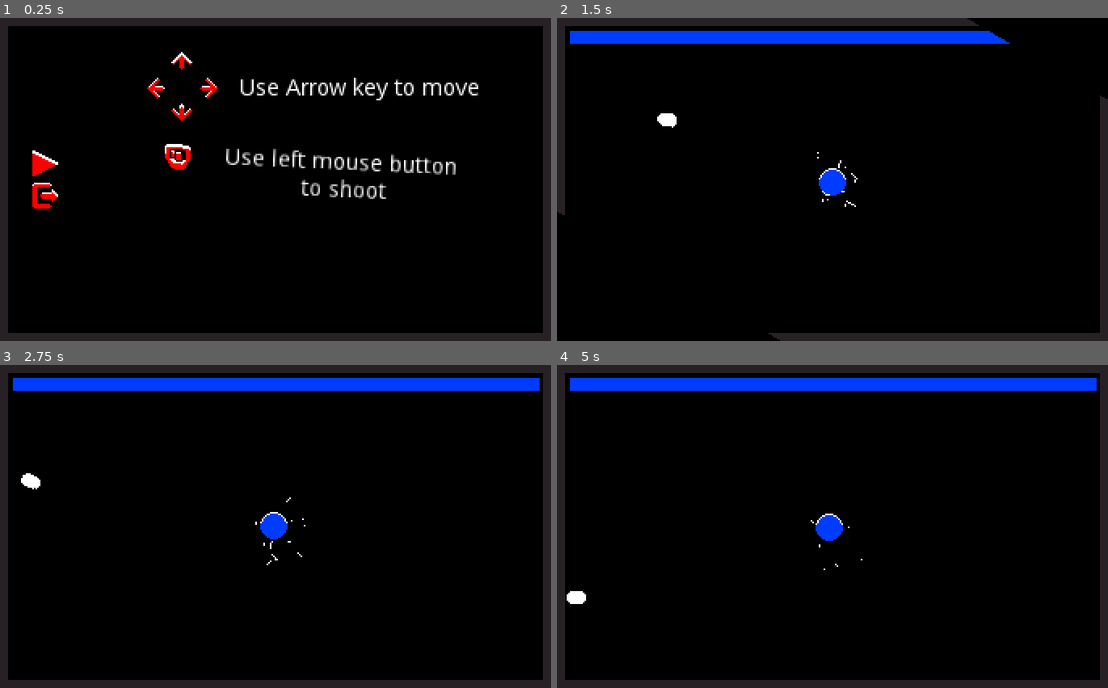
Above: before the commit, frames 1-4 (two rows, left to right).
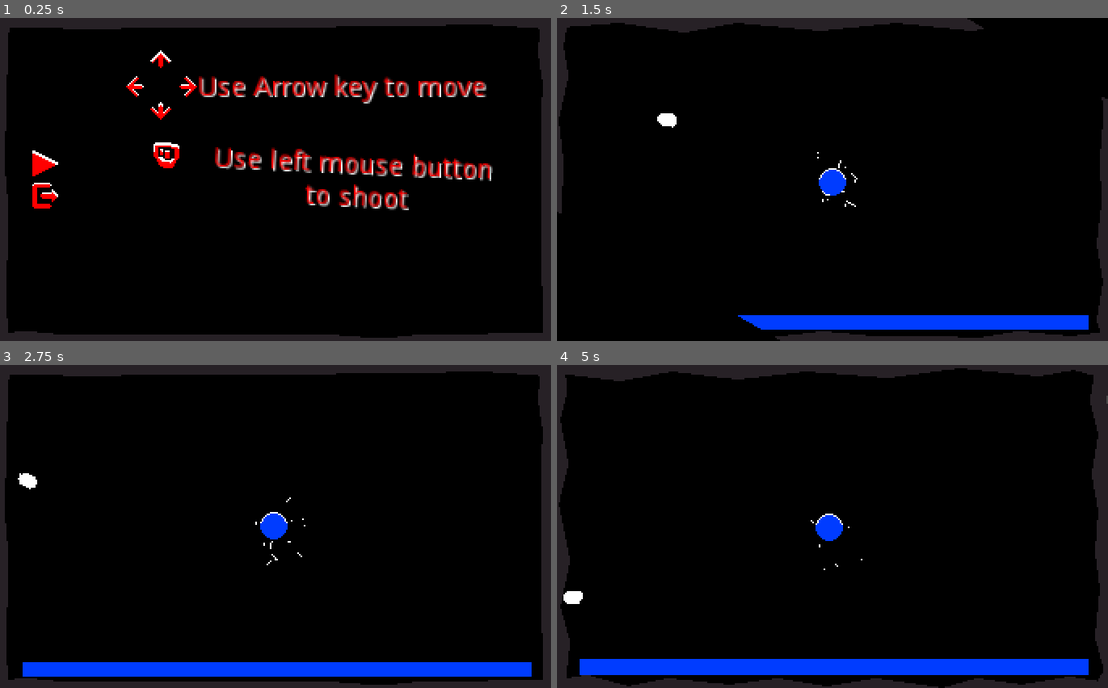
Above: after the commit, the same moments.

Repository: Nexe08/EnergySource
Game: Godot game, scene res://Main.tscn
Two runs of this game, one before a commit and one after it. Both use one fixed random seed, a clock stepped at 60 frames per second and the inputs below.
Inputs (mouse positions are in pixels of both pictures, inside the frame that each line leads up to):
- Up to frame 1 (0.25 s): no input
- Up to frame 2 (1.5 s): click (601, 163) at 0.5 s; tap Enter at 1.25 s; move the mouse to (953, 163) at 1.27 s; hold A (a) from 1.28 s (still down)
- Up to frame 3 (2.75 s): tap D (d) at 1.55, 2.1 s; move the mouse to (165, 542) at 2.02 s; release A (a) at 2.03 s; tap S (s) at 2.3 s
- Up to frame 4 (5 s): move the mouse to (887, 455) at 2.77 s; hold S (s) 2.78-3.53 s; tap W (w) at 3.05, 3.6 s; move the mouse to (804, 591) at 3.52 s; tap A (a) at 3.8 s; move the mouse to (997, 574) at 4.27 s; hold A (a) from 4.28 s (still down); tap D (d) at 4.55 s

The runs differ from the first frame. In frame 1, 7.6% of the frame differs, in the area x 0-99%, y 2-99%; in frame 2, 7.3%; in frame 3, 9.4%; in frame 4, 11%, in the area x 0-100%, y 1-100%.

Commit message:
Added: energy bar default animation

Diff:
--- a/Enemy/DeadEnemyRotten.tscn
+++ b/Enemy/DeadEnemyRotten.tscn
@@ -12,10 +12,10 @@
 tracks/0/imported = false
 tracks/0/enabled = true
 tracks/0/keys = {
-"times": PoolRealArray( 0, 7.6, 7.9 ),
-"transitions": PoolRealArray( 1, 1, 1 ),
+"times": PoolRealArray( 0, 0.5, 7.6, 7.9 ),
+"transitions": PoolRealArray( 1, 1, 1, 1 ),
 "update": 0,
-"values": [ Vector2( 1, 1 ), Vector2( 1, 1 ), Vector2( 0, 0 ) ]
+"values": [ Vector2( 0, 0 ), Vector2( 1, 1 ), Vector2( 1, 1 ), Vector2( 0, 0 ) ]
 }
 tracks/1/type = "method"
 tracks/1/path = NodePath(".")
--- a/Enemy/script/chaser_component.gd
+++ b/Enemy/script/chaser_component.gd
@@ -38,8 +38,10 @@
 # called in animation player
 func _spawn_dead_body() -> void:
     var instance = global.dead_enemy_rotten_path.instance()
-    instance.global_position.x = rand_range(parent.global_position.x - 20, parent.global_position.x + 20)
-    instance.global_position.y = rand_range(parent.global_position.y - 20, parent.global_position.y + 20)
+    instance.global_position = Vector2(
+        rand_range(parent.global_position.x - 8, parent.global_position.x + 9),
+        rand_range(parent.global_position.y - 8, parent.global_position.y + 8)
+    )
     global.game.add_child(instance)
 
 
--- a/Main.tscn
+++ b/Main.tscn
@@ -1,7 +1,38 @@
-[gd_scene load_steps=7 format=2]
+[gd_scene load_steps=9 format=2]
 
 [ext_resource path="res://MainMenu/MainMenu.tscn" type="PackedScene" id=1]
 [ext_resource path="res://main.gd" type="Script" id=2]
+
+[sub_resource type="Animation" id=5]
+length = 0.001
+tracks/0/type = "value"
+tracks/0/path = NodePath(".:points")
+tracks/0/interp = 1
+tracks/0/loop_wrap = true
+tracks/0/imported = false
+tracks/0/enabled = true
+tracks/0/keys = {
+"times": PoolRealArray( 0 ),
+"transitions": PoolRealArray( 1 ),
+"update": 0,
+"values": [ PoolVector2Array( 0, 200, -5, 172, 2, 150, -2, 119, -1, 88, -4, 63, 2, 36, -1, 17, 2, 1, 39, -2, 79, 4, 111, -2, 163, 3, 210, -2, 257, 3, 298, -4, 321, 3, 341, 1, 341, 21, 342, 39, 343, 63, 341, 87, 342, 115, 339, 140, 343, 163, 339, 187, 343, 199, 318, 202, 286, 199, 261, 203, 234, 202, 196, 202, 165, 199, 131, 203, 100, 199, 62, 202, 42, 199, 18, 201, 0, 200 ) ]
+}
+
+[sub_resource type="Animation" id=6]
+resource_name = "default"
+loop = true
+tracks/0/type = "value"
+tracks/0/path = NodePath(".:points")
+tracks/0/interp = 1
+tracks/0/loop_wrap = true
+tracks/0/imported = false
+tracks/0/enabled = true
+tracks/0/keys = {
+"times": PoolRealArray( 0, 0.5 ),
+"transitions": PoolRealArray( 1, 1 ),
+"update": 0,
+"values": [ PoolVector2Array( 0, 200, 3, 172, -3, 150, 3, 121, -4, 86, 2, 61, -3, 34, 1, 17, 0, 0, 39, 5, 71, -1, 112, 4, 154, -1, 205, 3, 249, -3, 298, 2, 320, -2, 338, 3, 335, 22, 340, 43, 336, 68, 340, 90, 338, 116, 341, 138, 338, 168, 344, 190, 337, 201, 317, 198, 288, 203, 260, 199, 239, 205, 197, 199, 167, 204, 137, 199, 107, 203, 69, 199, 44, 204, 18, 197, 0, 200 ), PoolVector2Array( 0, 200, -5, 172, 2, 150, -2, 119, -1, 88, -4, 63, 2, 36, -1, 17, 2, 1, 39, -2, 79, 4, 111, -2, 163, 3, 210, -2, 257, 3, 298, -4, 321, 3, 341, 1, 341, 21, 342, 39, 343, 63, 341, 87, 342, 115, 339, 140, 343, 163, 339, 187, 343, 199, 318, 202, 286, 199, 261, 203, 234, 202, 196, 202, 165, 199, 131, 203, 100, 199, 62, 202, 42, 199, 18, 201, 0, 200 ) ]
+}
 
 [sub_resource type="RectangleShape2D" id=1]
 extents = Vector2( 5, 100 )
@@ -27,37 +58,42 @@
 }
 
 [node name="Line2D" type="Line2D" parent="background"]
-points = PoolVector2Array( 0, 200, 0, 0, 341, 0, 341, 200, 0, 200 )
+points = PoolVector2Array( 0, 200, -5, 172, 2, 150, -2, 119, -1, 88, -4, 63, 2, 36, -1, 17, 2, 1, 39, -2, 79, 4, 111, -2, 163, 3, 210, -2, 257, 3, 298, -4, 321, 3, 341, 1, 341, 21, 342, 39, 343, 63, 341, 87, 342, 115, 339, 140, 343, 163, 339, 187, 343, 199, 318, 202, 286, 199, 261, 203, 234, 202, 196, 202, 165, 199, 131, 203, 100, 199, 62, 202, 42, 199, 18, 201, 0, 200 )
 default_color = Color( 0.152941, 0.129412, 0.14902, 1 )
 joint_mode = 2
 begin_cap_mode = 2
 end_cap_mode = 2
 
+[node name="AnimationPlayer" type="AnimationPlayer" parent="background/Line2D"]
+autoplay = "default"
+anims/RESET = SubResource( 5 )
+anims/default = SubResource( 6 )
+
 [node name="BoundingBox" type="Node2D" parent="background"]
 
 [node name="left" type="StaticBody2D" parent="background/BoundingBox"]
-position = Vector2( 0, 100 )
+position = Vector2( -2, 100 )
 collision_mask = 0
 
 [node name="CollisionShape2D" type="CollisionShape2D" parent="background/BoundingBox/left"]
 shape = SubResource( 1 )
 
 [node name="right" type="StaticBody2D" parent="background/BoundingBox"]
-position = Vector2( 341, 101 )
+position = Vector2( 343, 101 )
 collision_mask = 0
 
 [node name="CollisionShape2D3" type="CollisionShape2D" parent="background/BoundingBox/right"]
 shape = SubResource( 2 )
 
 [node name="up" type="StaticBody2D" parent="background/BoundingBox"]
-position = Vector2( 170, 0 )
+position = Vector2( 170, -2 )
 collision_mask = 0
 
 [node name="CollisionShape2D4" type="CollisionShape2D" parent="background/BoundingBox/up"]
 shape = SubResource( 3 )
 
 [node name="down" type="StaticBody2D" parent="background/BoundingBox"]
-position = Vector2( 170, 200 )
+position = Vector2( 170, 202 )
 collision_mask = 0
 
 [node name="CollisionShape2D5" type="CollisionShape2D" parent="background/BoundingBox/down"]
--- a/MainMenu/MainMenu.tscn
+++ b/MainMenu/MainMenu.tscn
@@ -98,10 +98,10 @@
 size_flags_vertical = 3
 
 [node name="MoveGuide" type="TextureRect" parent="HB/VBoxContainer/Control"]
-margin_left = 29.0
-margin_top = 19.0
-margin_right = 239.0
-margin_bottom = 67.0
+margin_left = 16.0
+margin_top = 18.0
+margin_right = 226.0
+margin_bottom = 66.0
 rect_rotation = 3.0
 rect_pivot_offset = Vector2( 105, 24 )
 texture = ExtResource( 3 )
@@ -110,11 +110,13 @@
 }
 
 [node name="Label" type="Label" parent="HB/VBoxContainer/Control/MoveGuide"]
-margin_left = 59.0
-margin_top = 18.0
-margin_right = 99.0
-margin_bottom = 32.0
-custom_colors/font_color = Color( 1, 1, 1, 1 )
+margin_left = 45.5575
+margin_top = 17.1015
+margin_right = 194.557
+margin_bottom = 31.1015
+rect_scale = Vector2( 1.2, 1.2 )
+custom_colors/font_color = Color( 1, 0, 0, 1 )
+custom_colors/font_color_shadow = Color( 1, 1, 1, 1 )
 text = "Use Arrow key to move"
 
 [node name="AnimationPlayer" type="AnimationPlayer" parent="HB/VBoxContainer/Control/MoveGuide"]
@@ -123,10 +125,10 @@
 anims/RESET = SubResource( 1 )
 
 [node name="ShootingGuide" type="TextureRect" parent="HB/VBoxContainer/Control"]
-margin_left = 41.0
-margin_top = 82.0
-margin_right = 218.0
-margin_bottom = 138.0
+margin_left = 34.0
+margin_top = 81.0
+margin_right = 211.0
+margin_bottom = 137.0
 rect_rotation = 0.609562
 rect_pivot_offset = Vector2( 88, 28 )
 texture = ExtResource( 4 )
@@ -138,6 +140,9 @@
 margin_left = 37.0
 margin_right = 113.0
 margin_bottom = 17.0
+rect_scale = Vector2( 1.2, 1.2 )
+custom_colors/font_color = Color( 1, 0, 0, 1 )
+custom_colors/font_color_shadow = Color( 1, 1, 1, 1 )
 text = "Use left mouse button
    		       	  to shoot"
 __meta__ = {
--- a/ProgressBar/EnergyBarComponent.tscn
+++ b/ProgressBar/EnergyBarComponent.tscn
@@ -1,15 +1,67 @@
-[gd_scene load_steps=3 format=2]
+[gd_scene load_steps=5 format=2]
 
 [ext_resource path="res://ProgressBar/ProgressBar.tscn" type="PackedScene" id=1]
 [ext_resource path="res://ProgressBar/script/energy_bar_component.gd" type="Script" id=2]
 
+[sub_resource type="Animation" id=1]
+length = 0.001
+tracks/0/type = "value"
+tracks/0/path = NodePath(".:scale")
+tracks/0/interp = 1
+tracks/0/loop_wrap = true
+tracks/0/imported = false
+tracks/0/enabled = true
+tracks/0/keys = {
+"times": PoolRealArray( 0 ),
+"transitions": PoolRealArray( 1 ),
+"update": 0,
+"values": [ Vector2( 0.574, 1.119 ) ]
+}
+tracks/1/type = "value"
+tracks/1/path = NodePath("EnergyBar:rect_scale")
+tracks/1/interp = 1
+tracks/1/loop_wrap = true
+tracks/1/imported = false
+tracks/1/enabled = true
+tracks/1/keys = {
+"times": PoolRealArray( 0 ),
+"transitions": PoolRealArray( 1 ),
+"update": 0,
+"values": [ Vector2( 0.972, 1.06 ) ]
+}
+
+[sub_resource type="Animation" id=2]
+resource_name = "default"
+length = 1.2
+loop = true
+tracks/0/type = "value"
+tracks/0/path = NodePath("EnergyBar:rect_scale")
+tracks/0/interp = 1
+tracks/0/loop_wrap = true
+tracks/0/imported = false
+tracks/0/enabled = true
+tracks/0/keys = {
+"times": PoolRealArray( 0, 0.4, 0.7, 1 ),
+"transitions": PoolRealArray( 1, 1, 1, 1 ),
+"update": 0,
+"values": [ Vector2( 1, 0.778 ), Vector2( 1, 1.17 ), Vector2( 1, 1 ), Vector2( 1, 1.209 ) ]
+}
+
 [node name="EnergyBarComponent" type="Node2D"]
+scale = Vector2( 0.574, 1.119 )
 script = ExtResource( 2 )
 
 [node name="EnergyBar" parent="." instance=ExtResource( 1 )]
-margin_left = 8.0
-margin_top = 8.0
-margin_right = 333.0
-margin_bottom = 16.0
-rect_pivot_offset = Vector2( 163, 4 )
+anchor_right = 1.0
+margin_left = 24.0
+margin_top = 164.0
+margin_right = 572.0
+margin_bottom = 172.0
+rect_scale = Vector2( 0.972, 1.06 )
+rect_pivot_offset = Vector2( 273.526, 6.10631 )
 always_visible = true
+
+[node name="AnimationPlayer" type="AnimationPlayer" parent="."]
+autoplay = "default"
+anims/RESET = SubResource( 1 )
+anims/default = SubResource( 2 )
--- a/project.godot
+++ b/project.godot
@@ -32,6 +32,10 @@
 [editor_plugins]
 
 enabled=PoolStringArray( "res://addons/ridiculous_coding/plugin.cfg" )
+
+[global]
+
+font=false
 
 [importer_defaults]
 
@@ -113,4 +117,3 @@
 vram_compression/import_etc=true
 vram_compression/import_etc2=false
 environment/default_environment="res://default_env.tres"
-quality/dynamic_fonts/use_oversampling=false
